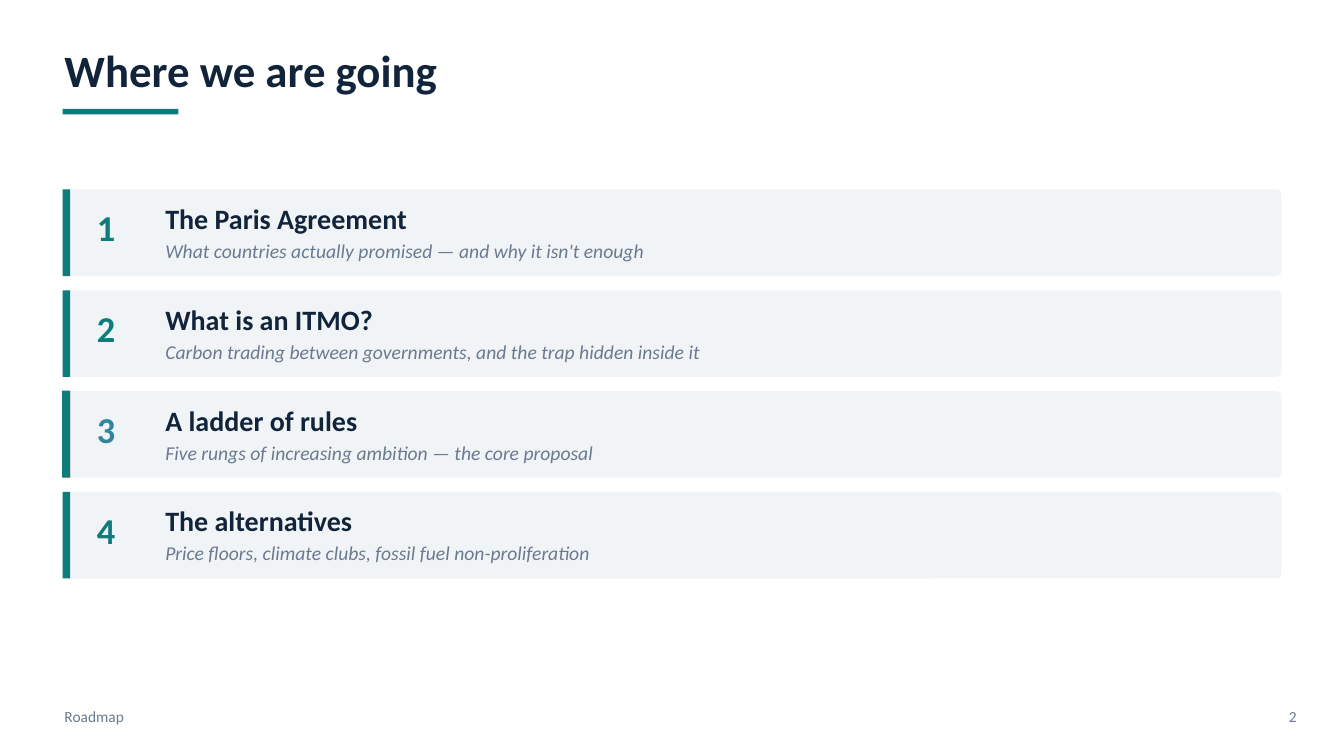
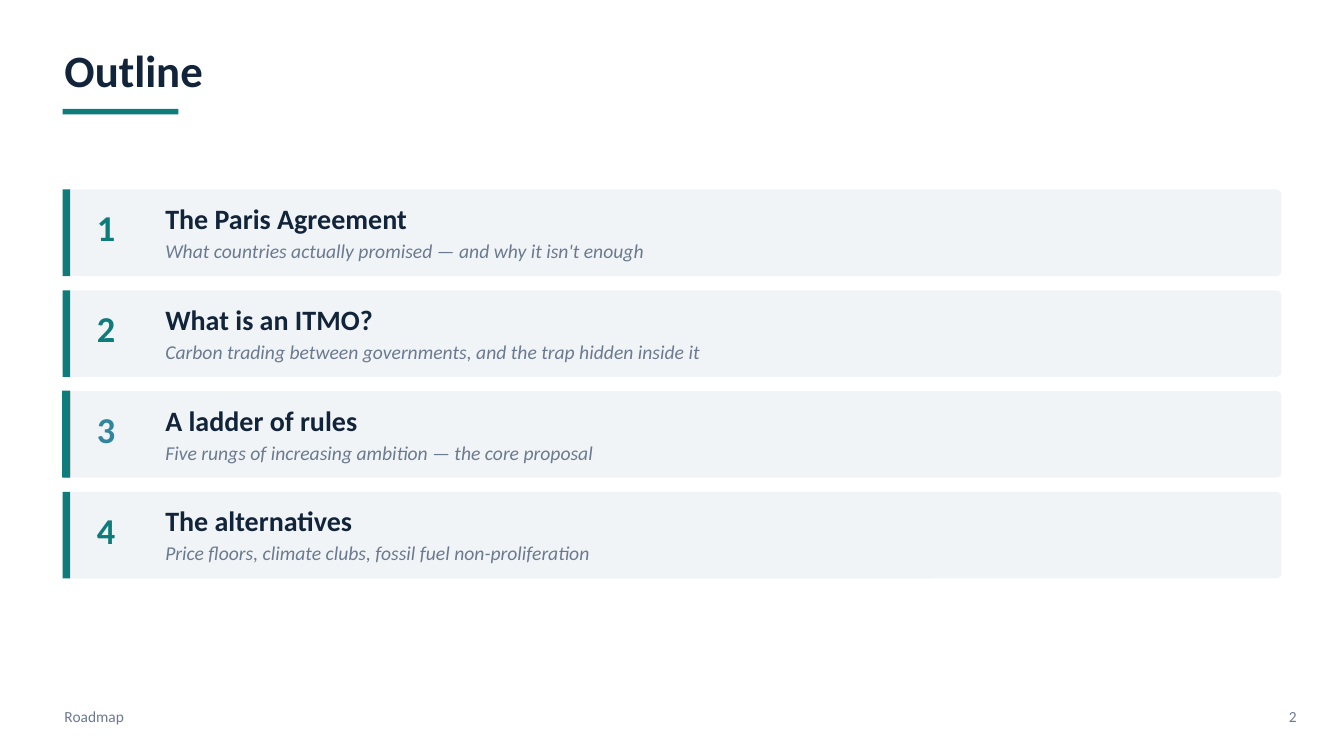
Before and after one commit to bixiou/global_tax_attitudes, a slide deck: slide 2 of presentations/itmo_rules.pptx. Drawn at 1344x756 pixels with LibreOffice and Linux fonts; fonts in the diff are those of the drawing. Boxes give left, top, right and bottom in pixels: in the first picture for what was removed or moved away, otherwise in the second. Text is boxed around its words. In the diff, an @@ line names an element or a change of style, - is before the commit and + after.

```diff
--- a/presentations/itmo_rules.pptx
+++ b/presentations/itmo_rules.pptx
@@ text at (64, 55, 202, 88): text changed @@
-Where we are going
+Outline
```
Also in this commit, not shown: 5 other slides changed, 3 other files.
